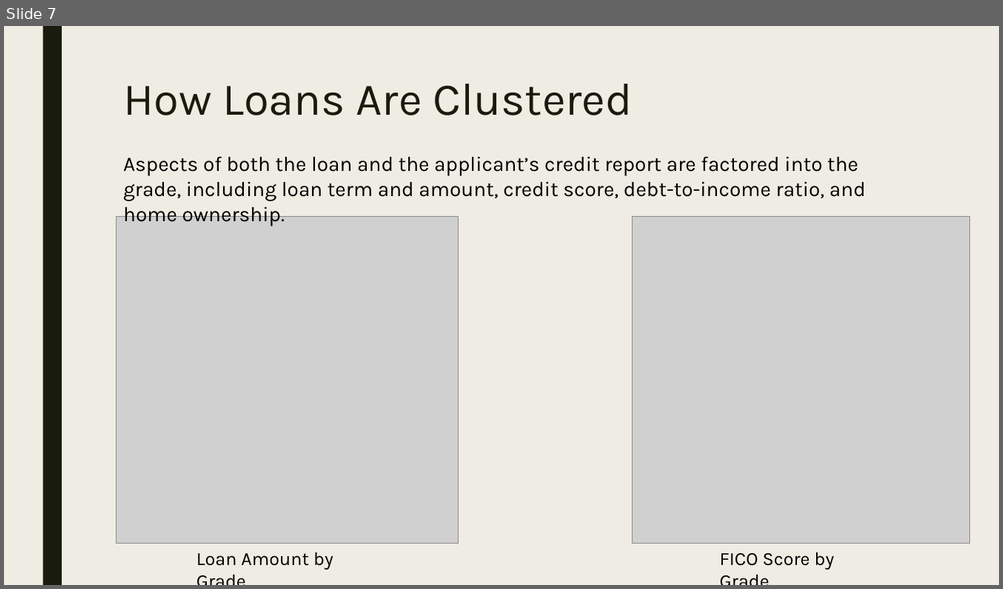
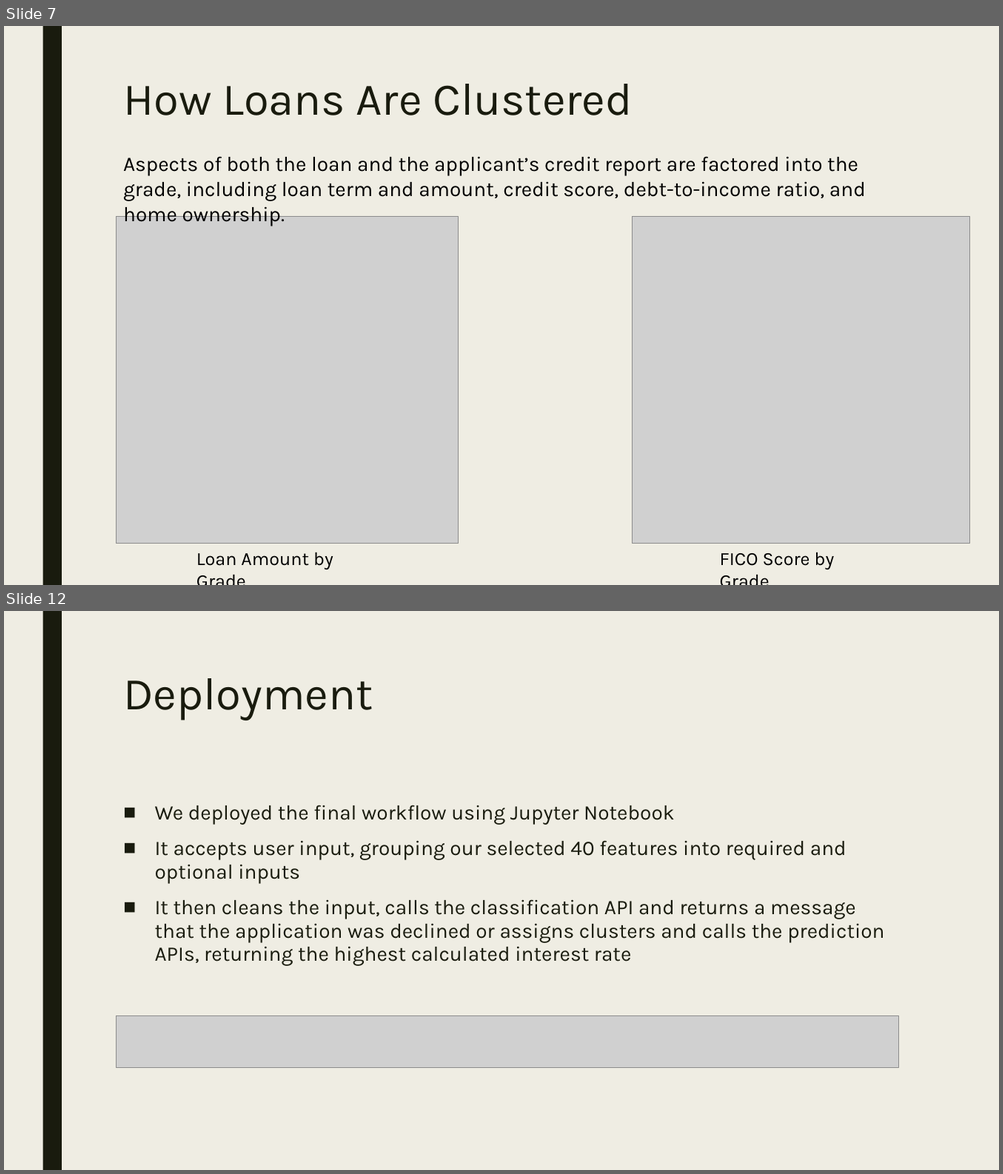
Before and after one commit to erstrong/INFO-7390-ADS-Fall-17-TeamNo., a slide deck: Assignment 2/Team 4 Slide Deck.pptx. Shown one above the other, each under a label of ours: slide 7 before the commit, slides 7 and 12 after it; the slides between them are not shown. The pictures are 1003x589 and 1003x1174 pixels, drawn with LibreOffice and Linux fonts; fonts in the diff are those of the drawing; grey boxes stand for pictures. Boxes give left, top, right and bottom in pixels: in the first picture for what was removed or moved away, otherwise in the second. Text is boxed around its words. In the diff, an @@ line names an element or a change of style, - is before the commit and + after.

```diff
--- a/Assignment 2/Team 4 Slide Deck.pptx
+++ b/Assignment 2/Team 4 Slide Deck.pptx
@@ slide 12 added at [4,611,999,1170], background #EFEDE3; not listed: 1 template element that a slide beside it also shows @@
@@ title added at [123,678,373,721], 44 pt, text #191B0E @@
+Deployment
@@ text added at [155,805,884,966], 20 pt, text #191B0E @@
+■ We deployed the final workflow using Jupyter Notebook
+■ It accepts user input, grouping our selected 40 features into required and optional inputs
+■ It then cleans the input, calls the classification API and returns a message that the application was declined or assigns clusters and calls the prediction APIs, returning the highest calculated interest rate
@@ picture added at [116,1016,899,1068] @@
```
Also in this commit, not shown: 1 slide changed, 4 other slides added, 5 slides removed, 16 other files.
